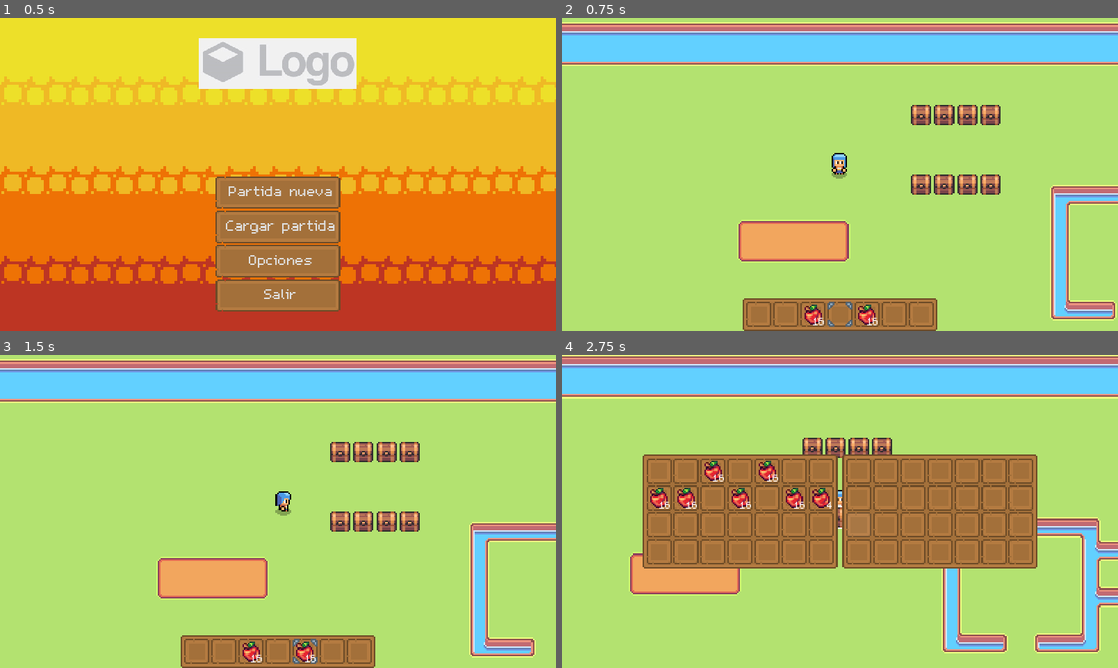
Above: before the commit, frames 1-4 (two rows, left to right).
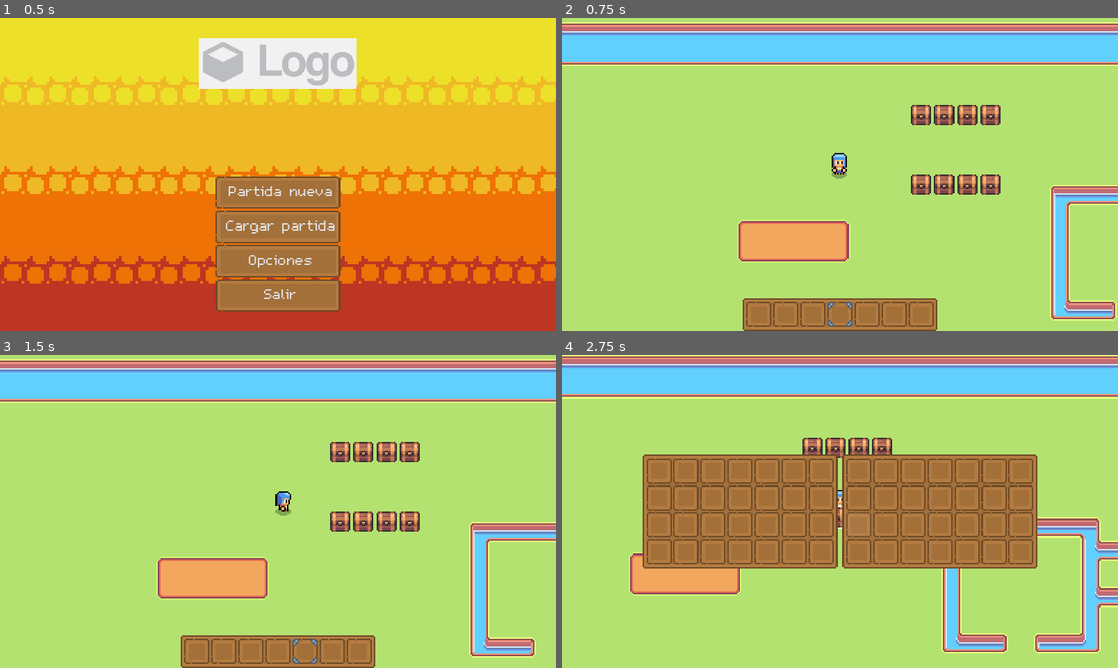
Above: after the commit, the same moments.

Repository: ArmandosLP/Farm_game_project
Game: Godot game, scene res://System/Main_menu/main_menu.tscn
Two runs of this game, one before a commit and one after it. Both use one fixed random seed, a clock stepped at 60 frames per second and the inputs below.
Inputs (mouse positions are in pixels of both pictures, inside the frame that each line leads up to):
- Up to frame 1 (0.5 s): no input
- Up to frame 2 (0.75 s): click "Cargar partida" at 0.5 s
- Up to frame 3 (1.5 s): tap Enter at 1.25 s; move the mouse to (361, 520) at 1.27 s; hold D (Movment_right_key) from 1.28 s (still down); hold Mouse wheel down (Mouse_down_scroll) from 1.28 s (still down); click (361, 520) at 1.42 s
- Up to frame 4 (2.75 s): move the mouse to (851, 520) at 2.02 s; release D (Movment_right_key) at 2.03 s; release Mouse wheel down (Mouse_down_scroll) at 2.03 s; hold S (Movment_down_key) from 2.03 s (still down); click (851, 520) at 2.1 s

Frame 1 is identical in both runs. In frame 2, 0.3% of the frame differs, in the area x 43-57%, y 91-99%; in frame 3, 0.3%; in frame 4, 1.2%, in the area x 15-49%, y 33-50%.

Commit message:
Config saving implemented

Diff:
--- a/Map/Player.gd
+++ b/Map/Player.gd
@@ -93,12 +93,12 @@
 const GRASS_WALKING = preload("res://Audio/sound_effects/grass_walking.wav")
 
 func _on_timer_timeout():
-	var pitch : Vector2
+	var pitch : int
 	match moving_direction.run:
 		0:
-			pitch = Vector2(1.3,1.6)
+			pitch = randf_range(1.3,1.6)
 		1:
-			pitch = Vector2(1.8,2.2)
+			pitch = randf_range(1.8,2.2)
 	if moving_vector != Vector2(0,0):
-		audio_stream_player.pitch_scale = randf_range(pitch.x,pitch.y)
+		audio_stream_player.pitch_scale = pitch
 		audio_stream_player.play()
--- a/Save_files/SaveSystem.gd
+++ b/Save_files/SaveSystem.gd
@@ -33,3 +33,14 @@
 				int(items[i].amount)
 				)
 	fileWirter.close()
+
+func read_config_file() -> Dictionary:
+	var fileWirter := FileAccess.open("res://Save_files/config.json",FileAccess.READ)
+	var config = JSON.parse_string(fileWirter.get_as_text())
+	fileWirter.close()
+	return config
+
+func save_config_file(config : Dictionary) -> void:
+	var fileWirter := FileAccess.open("res://Save_files/config.json",FileAccess.WRITE)
+	fileWirter.store_line(JSON.stringify(config))
+	fileWirter.close()
--- /dev/null
+++ b/Save_files/config.json
@@ -0,0 +1 @@
+{"fullscreen":false,"testoption":false}
--- a/Save_files/player_inventory.json
+++ b/Save_files/player_inventory.json
@@ -1 +1 @@
-[null,null,{"itemID": "5","amount": "16"},null,{"itemID": "5","amount": "16"},null,null,{"itemID": "5","amount": "16"},{"itemID": "5","amount": "16"},null,{"itemID": "5","amount": "16"},null,{"itemID": "5","amount": "16"},{"itemID": "5","amount": "4"},null,null,null,null,null,null,null,null,null,null,null,null,null,null,]
+[null,null,null,null,null,null,null,null,null,null,null,null,null,null,null,null,null,null,null,null,null,null,null,null,null,null,null,null,]
--- a/System/Main_menu/main_menu.gd
+++ b/System/Main_menu/main_menu.gd
@@ -1,6 +1,11 @@
 extends PanelContainer
 
-
+func _ready():
+	var config = SaveSystem.read_config_file()
+	if config.fullscreen:
+		DisplayServer.window_set_mode(DisplayServer.WINDOW_MODE_FULLSCREEN)
+	else:
+		DisplayServer.window_set_mode(DisplayServer.WINDOW_MODE_WINDOWED)
 
 
 func _on_new_game_pressed():
--- a/System/Main_menu/options_menu.gd
+++ b/System/Main_menu/options_menu.gd
@@ -2,16 +2,22 @@
 
 @onready var check_box_fullscreen = %CheckBox_fullscreen
 
-var fullscreen = DisplayServer.WINDOW_MODE_WINDOWED
+var config:Dictionary
+
+func _ready():
+	config = SaveSystem.read_config_file()
+	check_box_fullscreen.set_pressed(config.fullscreen)
+
 
 func _on_check_box_fullscreen_toggled(toggled_on):
-	if toggled_on:
-		fullscreen = DisplayServer.WINDOW_MODE_FULLSCREEN
-	else:
-		fullscreen = DisplayServer.WINDOW_MODE_WINDOWED
+	config.fullscreen = toggled_on
 
 func _on_apply_pressed():
-	DisplayServer.window_set_mode(fullscreen)
+	SaveSystem.save_config_file(config)
+	if config.fullscreen:
+		DisplayServer.window_set_mode(DisplayServer.WINDOW_MODE_FULLSCREEN)
+	else:
+		DisplayServer.window_set_mode(DisplayServer.WINDOW_MODE_WINDOWED)
 
 func _on_leave_pressed():
 	queue_free()
